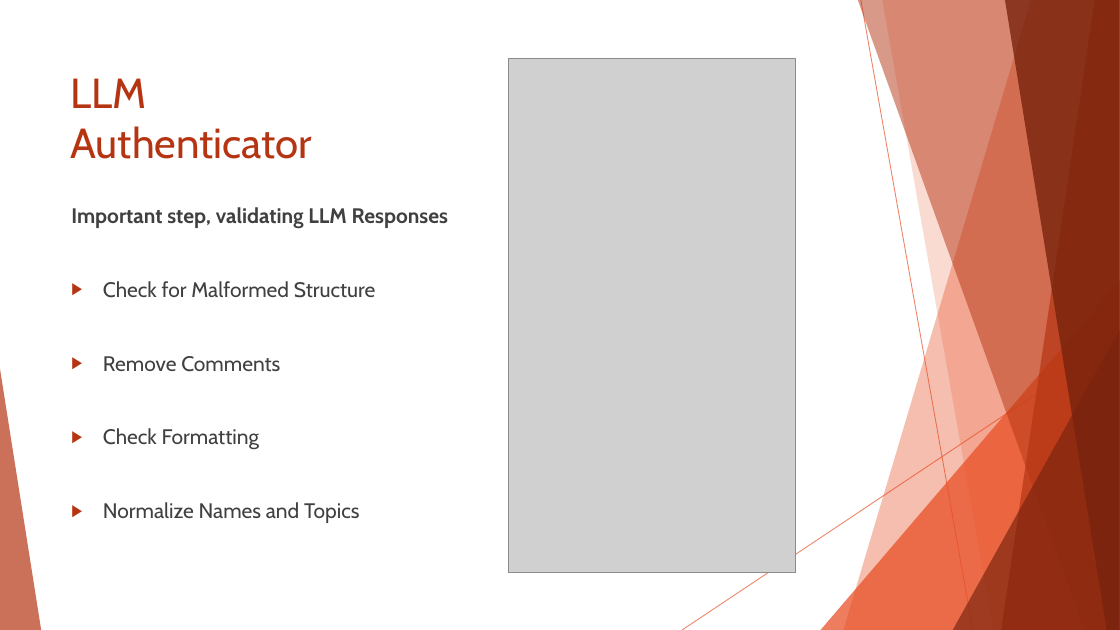
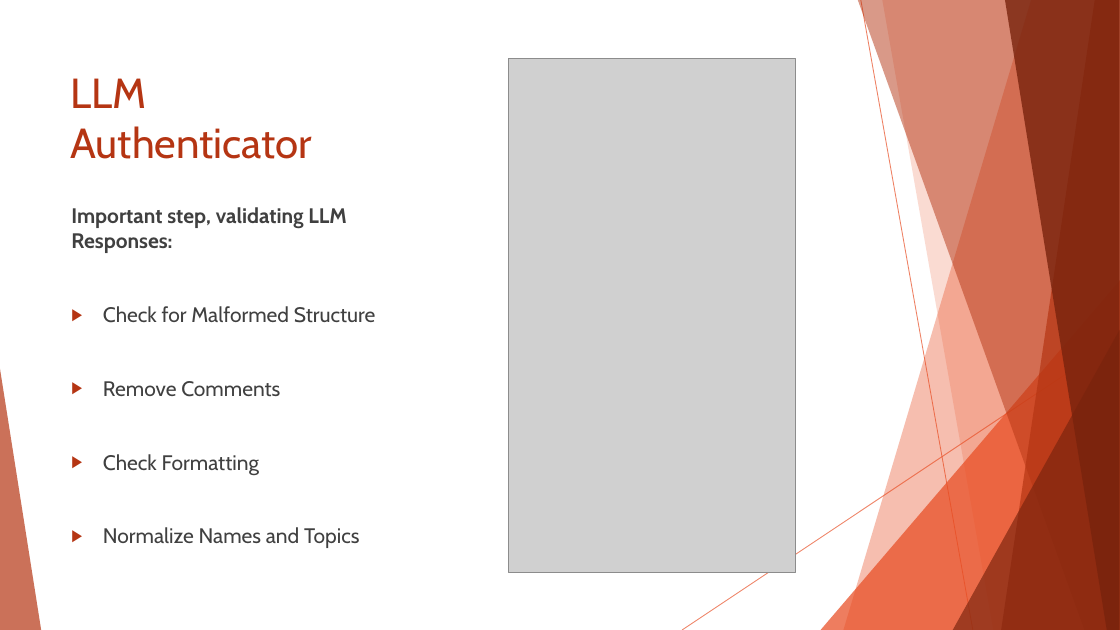
Before and after one commit to amodes01/ADE, a slide deck: slide 16 of Documentation/Thesis_Defend.PPTX (slide 14 before the commit). Drawn at 1120x630 pixels with LibreOffice and Linux fonts; fonts in the diff are those of the drawing; grey boxes stand for pictures. Boxes give left, top, right and bottom in pixels: in the first picture for what was removed or moved away, otherwise in the second. Text is boxed around its words. In the diff, an @@ line names an element or a change of style, - is before the commit and + after.

```diff
--- a/Documentation/Thesis_Defend.PPTX
+++ b/Documentation/Thesis_Defend.PPTX
@@ text at [71, 207, 346, 253]: text changed @@
-Important step, validating LLM Responses
+Important step, validating LLM Responses:
```
Also in this commit, not shown: 14 other slides changed, 10 slides added, 7 slides removed, 3 other files.
